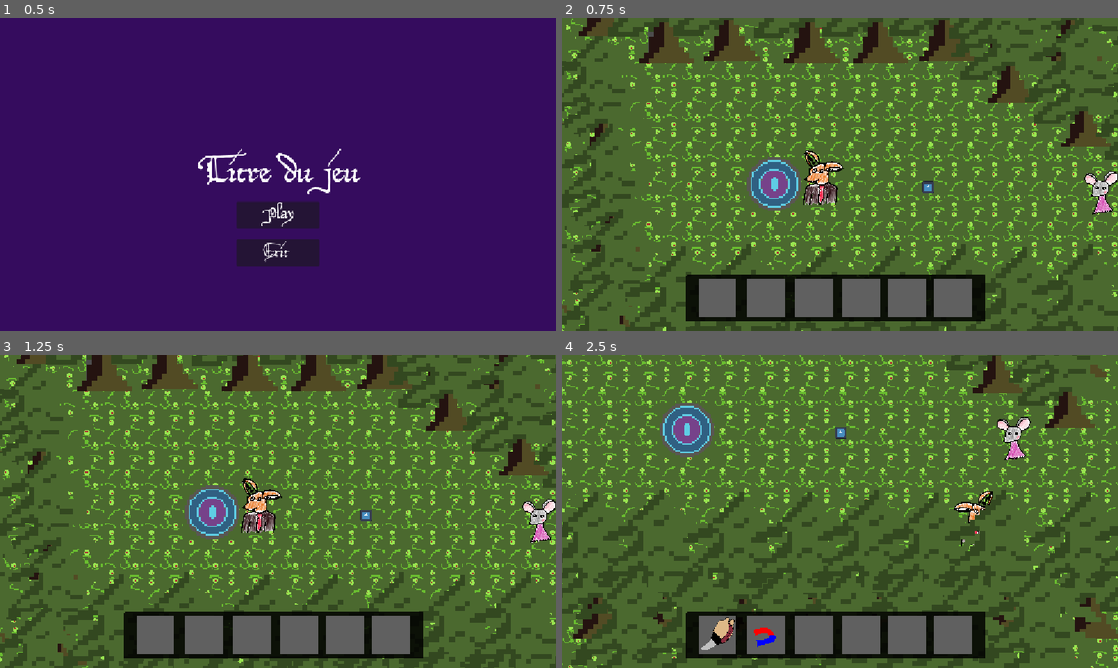
Above: before the commit, frames 1-4 (two rows, left to right).
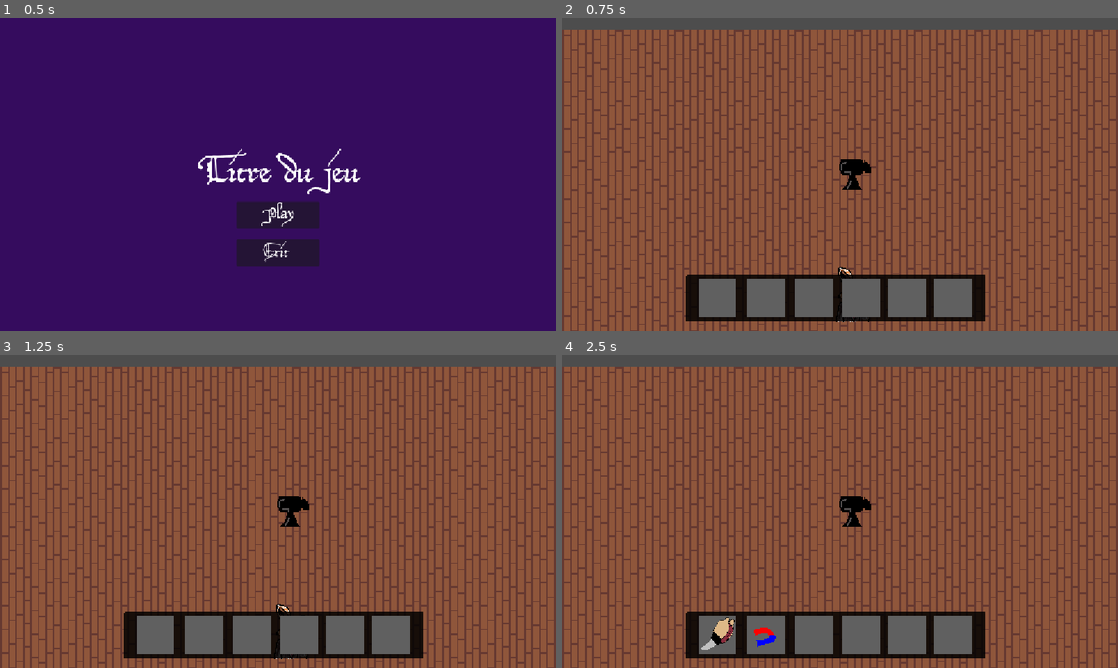
Above: after the commit, the same moments.

Repository: ygrecky/GameJam1
Game: Godot game, scene res://scenes/game_controller.tscn
Two runs of this game, one before a commit and one after it. Both use one fixed random seed, a clock stepped at 60 frames per second and the inputs below. The engine's default icon, where the game draws it, is replaced by a stand-in: a white triangle on a blue panel in a dark square.
Inputs (mouse positions are in pixels of both pictures, inside the frame that each line leads up to):
- Up to frame 1 (0.5 s): no input
- Up to frame 2 (0.75 s): click (840, 215) at 0.5 s
- Up to frame 3 (1.25 s): no input
- Up to frame 4 (2.5 s): hold Right (right) 1.28-2.03 s; hold 1 (Slot 1) 1.28-2.03 s; hold Down (down) from 2.03 s (still down); tap 2 (Slot 2) at 2.1 s

Frame 1 is identical in both runs. In frame 2, 91% of the frame differs, in the area x 0-100%, y 0-100%; in frame 3, 91%; in frame 4, 92%.

Commit message:
début intérieur

Diff:
--- /dev/null
+++ b/scenes/Decoration/parquet.tscn
@@ -0,0 +1,13 @@
+[gd_scene format=3 uid="uid://dovg7m227or15"]
+
+[ext_resource type="Texture2D" uid="uid://bvv3r4lil7u72" path="res://assets/tiles/tile_parquet.png" id="1_eoixe"]
+
+[node name="parquet" type="Node2D" unique_id=1679442053]
+
+[node name="Sprite2D" type="Sprite2D" parent="." unique_id=1616649806]
+texture_repeat = 2
+position = Vector2(-1902.0001, 155)
+scale = Vector2(3.8753824, 3.5375)
+texture = ExtResource("1_eoixe")
+region_enabled = true
+region_rect = Rect2(0, -208, 327.2, 240)
--- a/scenes/Levels/Place village.tscn
+++ b/scenes/Levels/Place village.tscn
@@ -288,6 +288,6 @@
 [node name="pnj2" parent="." unique_id=1086939031 instance=ExtResource("4_t8uv5")]
 position = Vector2(2832, 2305)
 script = ExtResource("17_hvbxv")
-image_link = "res://assets/Personnages/New perso/panda.png"
+image_link = "res://assets/Personnages/panda.png"
 
 [editable path="pnj2"]
--- /dev/null
+++ b/scenes/Levels/maison_forgeron.tscn
@@ -0,0 +1,27 @@
+[gd_scene format=3 uid="uid://b4df146gfgy6h"]
+
+[ext_resource type="PackedScene" uid="uid://dovg7m227or15" path="res://scenes/Decoration/parquet.tscn" id="1_83pjl"]
+[ext_resource type="Texture2D" uid="uid://bketv2sm038nn" path="res://assets/décor/enclume.png" id="2_qr5mn"]
+
+[sub_resource type="RectangleShape2D" id="RectangleShape2D_u081y"]
+size = Vector2(29.870966, 27.100977)
+
+[node name="Maison forgeron" type="Node2D" unique_id=1607215442]
+position = Vector2(-2944, -307)
+
+[node name="parquet" parent="." unique_id=1679442053 instance=ExtResource("1_83pjl")]
+position = Vector2(6216.9995, -258)
+scale = Vector2(1.695, 1.45)
+
+[node name="StaticBody2D" type="StaticBody2D" parent="." unique_id=1776865817]
+position = Vector2(826, 72)
+
+[node name="Sprite2D" type="Sprite2D" parent="StaticBody2D" unique_id=2122540993]
+position = Vector2(2134, -245)
+scale = Vector2(3.875, 4.796875)
+texture = ExtResource("2_qr5mn")
+
+[node name="CollisionShape2D" type="CollisionShape2D" parent="StaticBody2D" unique_id=797289935]
+position = Vector2(2118, -223)
+scale = Vector2(3.875, 4.796875)
+shape = SubResource("RectangleShape2D_u081y")
--- a/scenes/PNJ/souris.gd
+++ b/scenes/PNJ/souris.gd
@@ -1,4 +1,8 @@
 extends Pnj
+var se_deplace = false
+func ending_func() :
+	$CollisionShape2D.disabled = true
+	se_deplace = true
 
 
 func talk_to():
--- a/scenes/game_controller.tscn
+++ b/scenes/game_controller.tscn
@@ -11,14 +11,13 @@
 world2D = NodePath("World")
 gui = NodePath("Menu")
 current_gui_scene = NodePath("Menu")
-first_level = "res://scenes/Levels/Forêt.tscn"
+first_level = "res://scenes/Levels/maison_forgeron.tscn"
 
 [node name="World" type="Node2D" parent="." unique_id=1022516678]
 
 [node name="Menu" parent="." unique_id=1638473399 instance=ExtResource("5_h843c")]
 
 [node name="Resart_boucle" parent="." unique_id=631673236 instance=ExtResource("3_h843c")]
-visible = true
 
 [node name="UI" type="Control" parent="." unique_id=1748935202]
 layout_mode = 3
--- a/scripts/game_controller.gd
+++ b/scripts/game_controller.gd
@@ -28,6 +28,7 @@
 
 	camera_limits["res://scenes/Levels/Forêt.tscn"] = [-910,-1043,1350,993]
 	camera_limits["res://scenes/Levels/Place village.tscn"] = [-100,-5000,5000,5000]
+	camera_limits["res://scenes/Levels/maison_forgeron.tscn"] = [-1000,-1000,900,100]
 	pass # Replace with function body.
 
 
